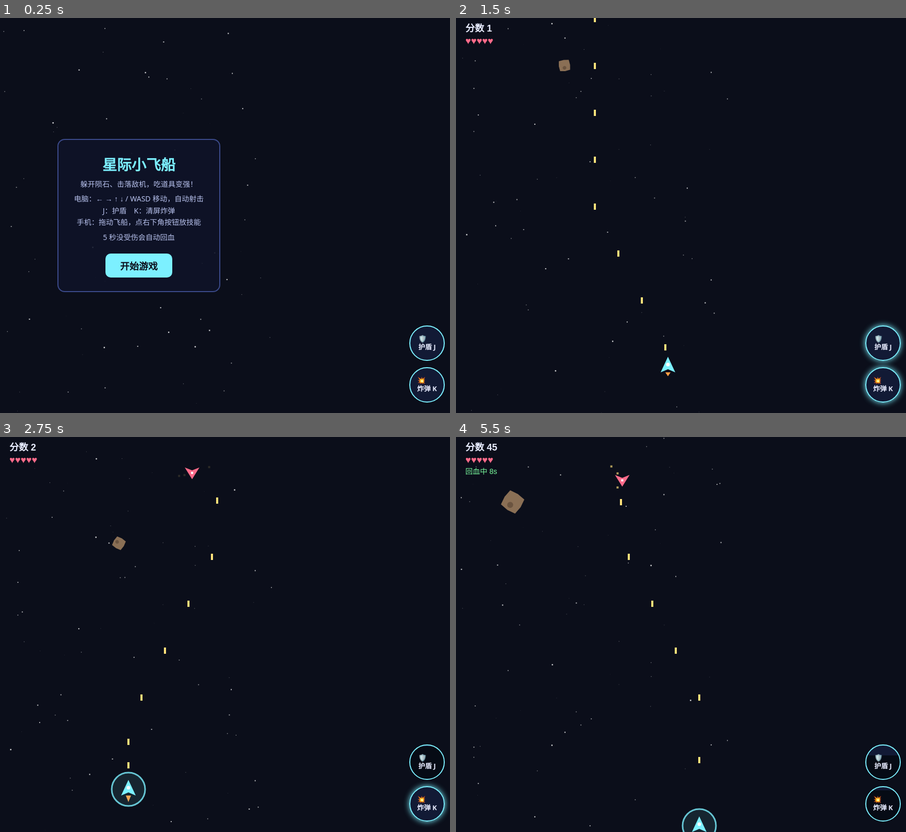
Above: before the commit, frames 1-4 (two rows, left to right).
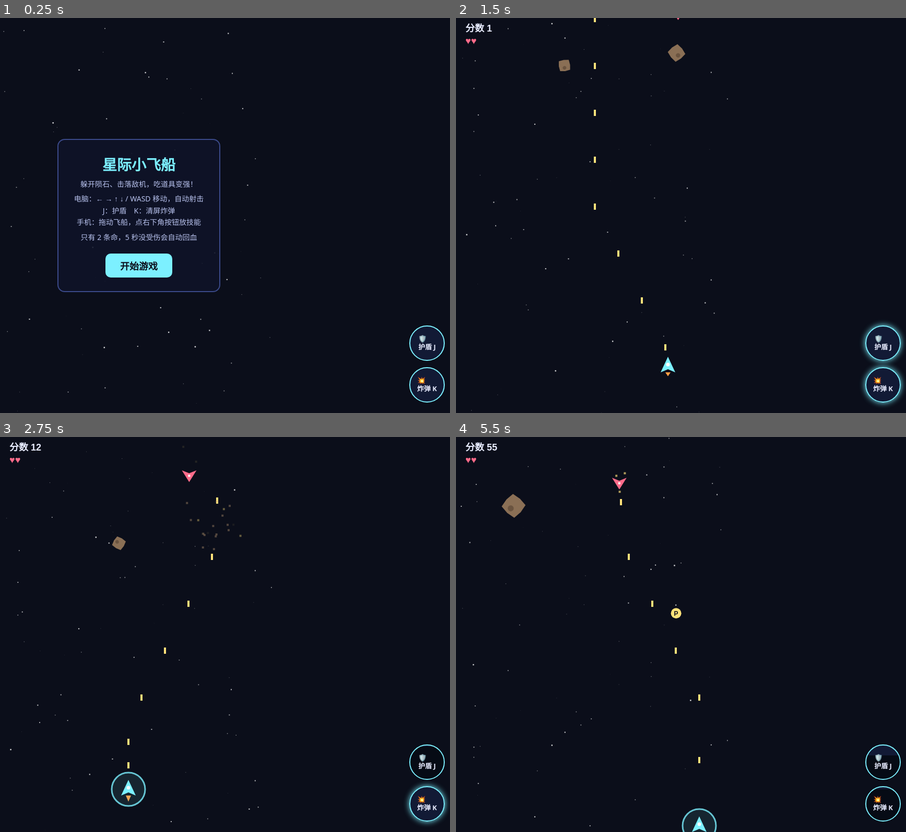
Above: after the commit, the same moments.

Repository: jianxilim/spaceship_go
Game: browser game, page index.html
The game is run twice, just before and just after one commit, with the same random seed, the same clock (stepped at 60 frames per second) and the same inputs.
Inputs (mouse positions are in pixels of both pictures, inside the frame that each line leads up to):
- Up to frame 1 (0.25 s): no input
- Up to frame 2 (1.5 s): click "开始游戏" at 0.27 s; hold Right from 1.03 s (still down); click (595, 255) at 1.07 s; tap Space at 1.1 s
- Up to frame 3 (2.75 s): release Right at 1.53 s; hold Down 1.58-1.85 s; tap Space at 1.6, 2.1, 2.6 s; click (85, 595) at 1.67 s; hold Left 1.9-2.47 s; click (193, 575) at 2.27 s; tap J at 2.52 s; hold Up from 2.52 s (still down)
- Up to frame 4 (5.5 s): release Up at 2.82 s; click (636, 713) at 2.87 s; hold Right 2.87-3.53 s; tap Space every 0.5 s from 3.1 to 5.1 s; click (528, 733) at 3.47 s; tap K at 3.52 s; hold Up 3.58-3.82 s; hold Left 3.87-4.3 s; click (595, 555) at 4.07 s; hold Down 4.35-4.68 s; click (676, 654) at 4.67 s; hold Right 4.73-5.23 s; click (514, 634) at 5.27 s; hold Down from 5.28 s (still down)

The runs differ from the first frame. In frame 1, 0.2% of the frame differs, in the area x 17-44%, y 54-57%; in frame 2, 0.1%; in frame 3, 0.2%; in frame 4, 0.4%, in the area x 1-97%, y 0-90%.

Commit message:
update hardest

Diff:
--- a/index.html
+++ b/index.html
@@ -19,6 +19,7 @@
   .sk .cdm{position:absolute;left:0;right:0;bottom:0;background:rgba(0,0,0,.6)}
   .sk span{position:relative;line-height:1.2}
   .sk.ready{box-shadow:0 0 12px #7cf0ff}
+  @media (hover:hover) and (pointer:fine){#skills{display:none!important}}
 </style>
 </head>
 <body>
@@ -28,7 +29,7 @@
     <h1>星际小飞船</h1>
     <p>躲开陨石、击落敌机，吃道具变强！</p>
     <p>电脑：← → ↑ ↓ / WASD 移动，自动射击<br>J：护盾　K：清屏炸弹<br>手机：拖动飞船，点右下角按钮放技能</p>
-    <p>5 秒没受伤会自动回血</p>
+    <p>只有 2 条命，5 秒没受伤会自动回血</p>
     <p id="best0"></p>
     <button id="go">开始游戏</button>
   </div>
@@ -59,13 +60,13 @@
 addEventListener('keyup',e=>keys[e.key.toLowerCase()]=false);
 
 let touch=null;
-cv.addEventListener('pointerdown',e=>{touch={x:e.offsetX,y:e.offsetY,px:P.x,py:P.y}});
+cv.addEventListener('pointerdown',e=>{if(e.pointerType==='mouse')return;touch={x:e.offsetX,y:e.offsetY,px:P.x,py:P.y}});
 cv.addEventListener('pointermove',e=>{if(touch){P.x=touch.px+(e.offsetX-touch.x)*1.3;P.y=touch.py+(e.offsetY-touch.y)*1.3}});
 addEventListener('pointerup',()=>touch=null);
 
 let P,bullets,enemies,eBullets,items,parts,stars,score,running,t,shake;
 function reset(){
-  P={x:W/2,y:H-90,r:12,hp:5,inv:0,gun:1,gunT:0,cd:0,
+  P={x:W/2,y:H-90,r:12,hp:2,inv:0,gun:1,gunT:0,cd:0,
      shield:0,shieldCd:0,bombCd:0,calm:0,regen:0,flash:0};
   bullets=[];enemies=[];eBullets=[];items=[];parts=[];score=0;t=0;shake=0;
   stars=Array.from({length:70},()=>({x:Math.random()*W,y:Math.random()*H,s:Math.random()*2+.5}));
@@ -77,9 +78,9 @@
 
 // ===== 技能参数（想调难度就改这里）=====
 const SHIELD_TIME=240, SHIELD_CD=600;   // 护盾持续 4 秒，冷却 10 秒
-const BOMB_CD=1200;                     // 炸弹冷却 20 秒
+const BOMB_CD=1800;                     // 炸弹冷却 30 秒
 const REGEN_WAIT=300, REGEN_EVERY=480;  // 5 秒没受伤后，每 8 秒回 1 血
-const MAX_HP=6;
+const MAX_HP=2;
 
 function useShield(){
   if(P.shieldCd>0)return;
@@ -93,8 +94,8 @@
 }
 
 function spawn(){
-  const lvl=1+Math.floor(t/1800);   // 难度上升变慢：每 30 秒一级
-  if(Math.random()<0.015+lvl*0.004){
+  const lvl=1+Math.floor(t/1500);   // 每 25 秒升一级
+  if(Math.random()<0.018+lvl*0.005){
     const type=Math.random();
     if(type<0.6) enemies.push({k:'rock',x:Math.random()*W,y:-20,r:12+Math.random()*14,vy:1.2+Math.random()*1.2+lvl*.15,vx:(Math.random()-.5),hp:2,rot:0});
     else if(type<0.9) enemies.push({k:'ship',x:Math.random()*(W-40)+20,y:-20,r:14,vy:1+lvl*.1,vx:0,hp:3,cd:90+Math.random()*60,ph:Math.random()*6});
@@ -143,7 +144,7 @@
         eBullets.push({x:e.x,y:e.y+10,vx:dx*0.8,vy:2.6,r:5})}}
     bullets.forEach(b=>{if(!b.dead&&hit(b,e)){b.dead=1;e.hp--;boom(b.x,b.y,'#ffe27a',3)}});
     if(e.hp<=0&&!e.dead){e.dead=1;score+=e.k==='ship'?30:e.k==='zig'?20:10;boom(e.x,e.y,e.k==='rock'?'#c9a27a':'#ff6b8a');shake=6;
-      if(Math.random()<0.2)items.push({x:e.x,y:e.y,r:10,k:Math.random()<.6?'gun':'hp'})}
+      if(Math.random()<0.2)items.push({x:e.x,y:e.y,r:10,k:Math.random()<.97?'gun':'hp'})}
     if(!e.dead&&hit(e,P)){e.dead=1;boom(e.x,e.y,'#ff6b8a');hurt()}
   });
   bullets=bullets.filter(b=>!b.dead);
@@ -236,8 +237,8 @@
   $('final').innerHTML='本局得分：<b>'+score+'</b><br>最高分：'+best;
   setTimeout(()=>$('over').classList.remove('hide'),600)}
 $('go').onclick=start;$('again').onclick=start;
-$('skS').addEventListener('pointerdown',e=>{e.stopPropagation();if(running)useShield()});
-$('skB').addEventListener('pointerdown',e=>{e.stopPropagation();if(running)useBomb()});
+$('skS').addEventListener('pointerdown',e=>{e.stopPropagation();if(e.pointerType==='mouse')return;if(running)useShield()});
+$('skB').addEventListener('pointerdown',e=>{e.stopPropagation();if(e.pointerType==='mouse')return;if(running)useBomb()});
 addEventListener('keydown',e=>{if(!running&&(e.key===' '||e.key==='Enter'))start()});
 loop();
 </script>
